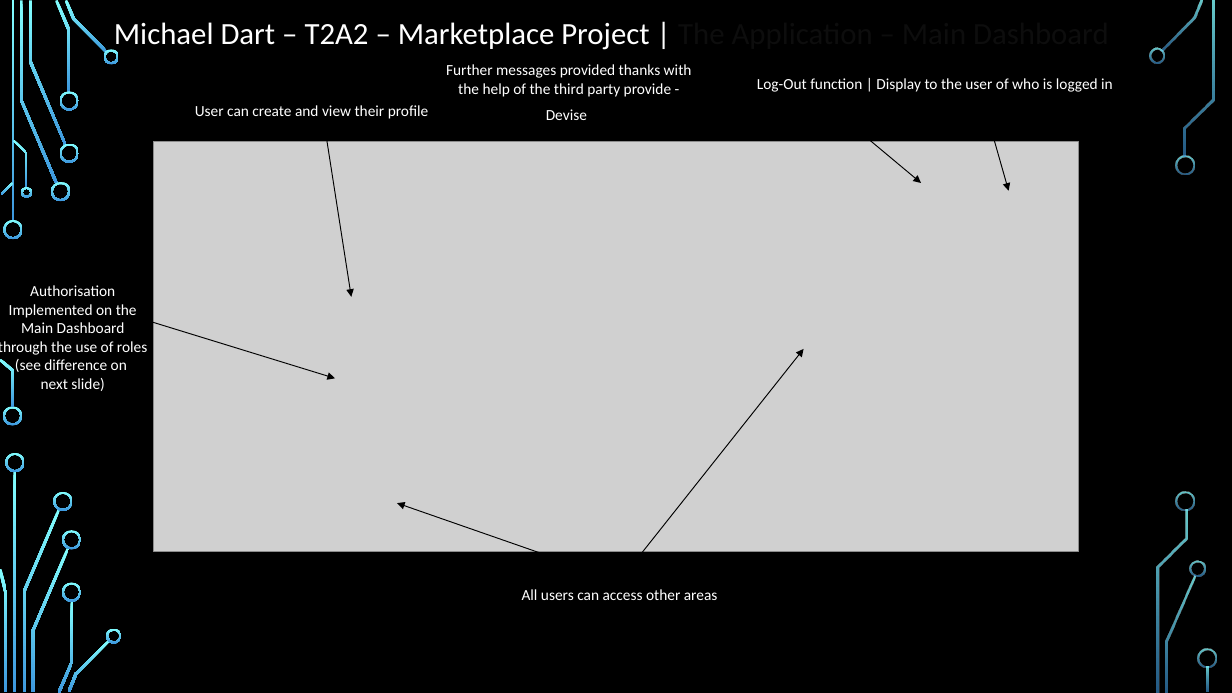
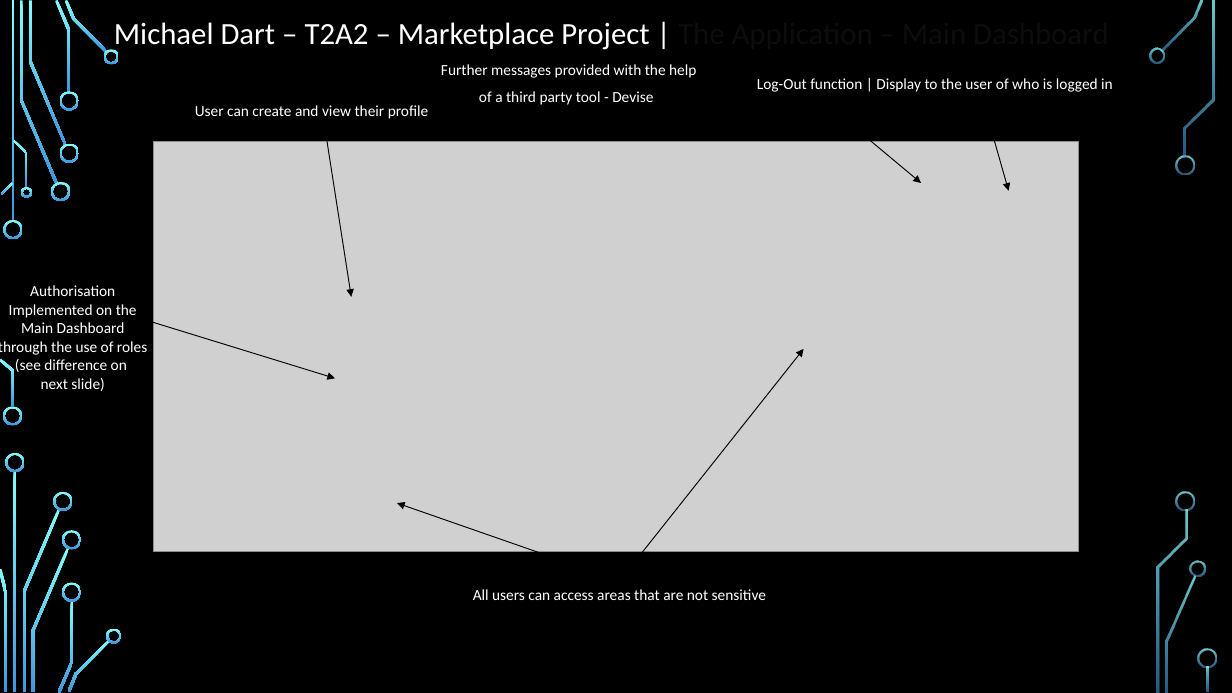
Before and after one commit to mdart86/Two_Sided_Marketplace_Project, a slide deck: slide 7 of ppt/MichaelDart_T2A2_Slidedeck.pptx. Drawn at 1232x693 pixels with LibreOffice and Linux fonts; fonts in the diff are those of the drawing; grey boxes stand for pictures; background and template pictures are left out. Boxes give left, top, right and bottom in pixels: in the first picture for what was removed or moved away, otherwise in the second. Text is boxed around its words. In the diff, an @@ line names an element or a change of style, - is before the commit and + after.

```diff
--- a/ppt/MichaelDart_T2A2_Slidedeck.pptx
+++ b/ppt/MichaelDart_T2A2_Slidedeck.pptx
@@ text at (x1=441, y1=64, x2=696, y2=105): text changed @@
-Further messages provided thanks with the help of the third party provide - Devise
+Further messages provided with the help of a third party tool - Devise
@@ text at (x1=473, y1=589, x2=766, y2=600): text changed @@
-All users can access other areas
+All users can access areas that are not sensitive
```
Also in this commit, not shown: 6 other slides changed.
